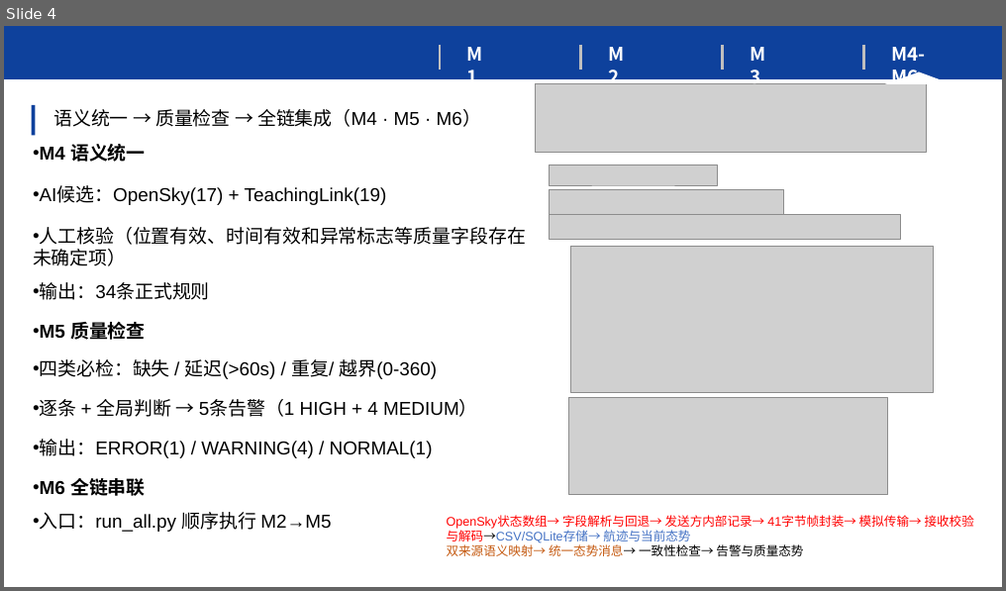
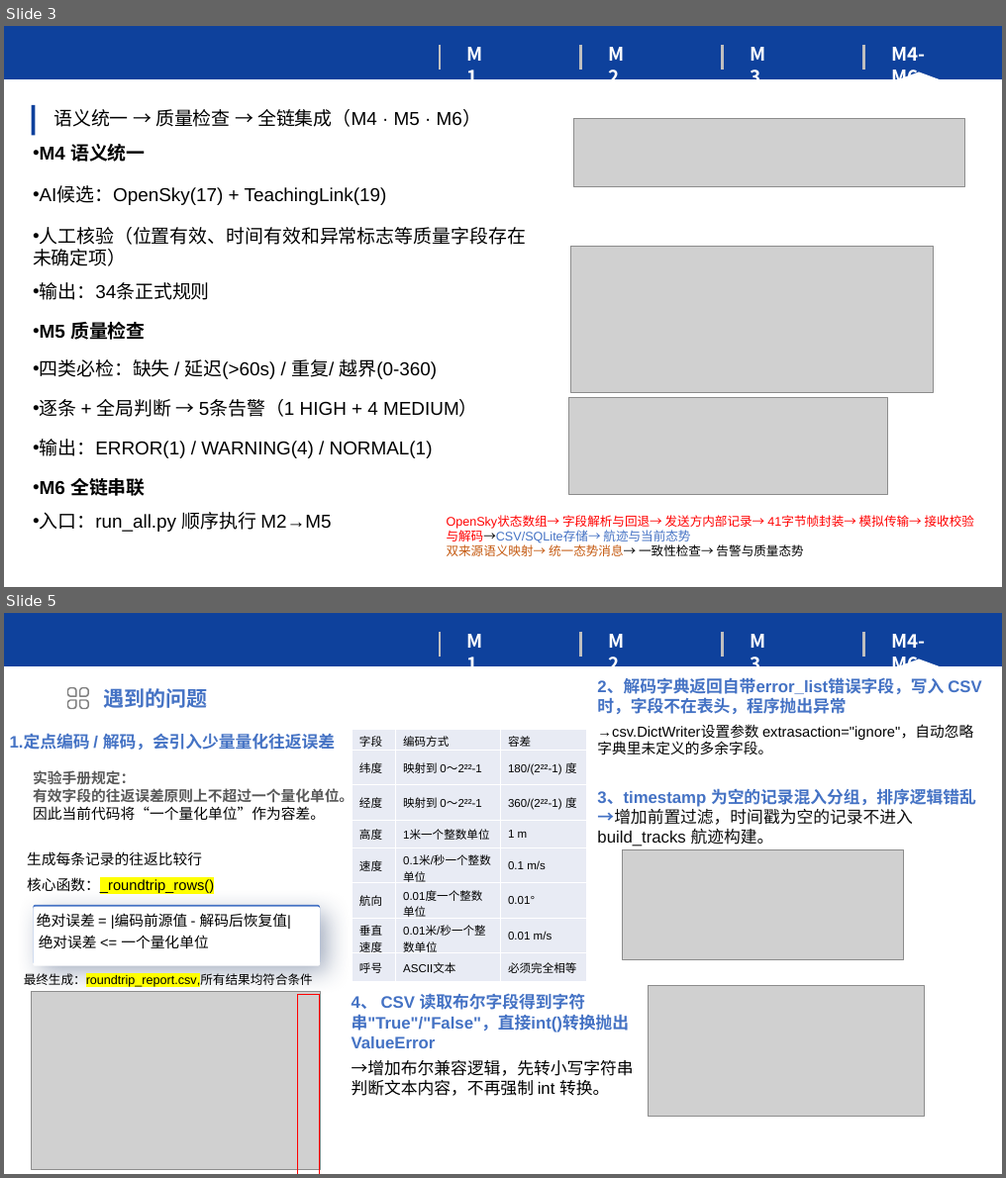
Before and after one commit to ting-xibei/data-link-10245101540-ting-xibei, a slide deck: summer_school_practice_v1.0/student_package/docs/M6_presentation.pptx. Shown one above the other, each under a label of ours: slide 4 before the commit, slides 3 and 5 after it; the slides between them are not shown. The pictures are 1006x591 and 1006x1178 pixels, drawn with LibreOffice and Linux fonts; fonts in the diff are those of the drawing; grey boxes stand for pictures. Boxes give left, top, right and bottom in pixels: in the first picture for what was removed or moved away, otherwise in the second. Text is boxed around its words. In the diff, an @@ line names an element or a change of style, - is before the commit and + after.

```diff
--- a/summer_school_practice_v1.0/student_package/docs/M6_presentation.pptx
+++ b/summer_school_practice_v1.0/student_package/docs/M6_presentation.pptx
@@ slide 5 added at (x1=4, y1=613, x2=1002, y2=1174), background #FFFFFF @@
@@ group added at (x1=4, y1=613, x2=1002, y2=670): 4 texts, 4 lines, 1 rectangle, 1 triangle @@
+M1
+M2
+M3
+M4-M6
@@ freeform shape added at (x1=67, y1=687, x2=88, y2=709), fill #808080 @@
@@ text added at (x1=104, y1=688, x2=208, y2=708), 20 pt, text #4472C4, bold @@
+遇到的问题
@@ text added at (x1=597, y1=678, x2=981, y2=847), 16 pt, text #4472C4 @@
+2、解码字典返回自带error_list错误字段，写入 CSV 时，字段不在表头，程序抛出异常
+→csv.DictWriter设置参数 extrasaction="ignore"，自动忽略字典里未定义的多余字段。
+3、timestamp 为空的记录混入分组，排序逻辑错乱→增加前置过滤，时间戳为空的记录不进入 build_tracks 航迹构建。
@@ table added at (x1=352, y1=729, x2=586, y2=977), 8 rows, 3 columns @@
+字段 | 编码方式 | 容差
+纬度 | 映射到 0～2²²-1 | 180/(2²²-1) 度
+经度 | 映射到 0～2²²-1 | 360/(2²²-1) 度
+高度 | 1米一个整数单位 | 1 m
+速度 | 0.1米/秒一个整数单位 | 0.1 m/s
+航向 | 0.01度一个整数单位 | 0.01°
+垂直速度 | 0.01米/秒一个整数单位 | 0.01 m/s
+呼号 | ASCII文本 | 必须完全相等
@@ text added at (x1=10, y1=733, x2=335, y2=750), 16 pt, text #4472C4, bold @@
+1.定点编码 / 解码，会引入少量量化往返误差
@@ text added at (x1=33, y1=788, x2=353, y2=803), 14 pt, text #000000 @@
+绝对误差 <= 一个量化单位
@@ text added at (x1=33, y1=770, x2=353, y2=821), 14 pt, text #595959, bold @@
+实验手册规定：
+有效字段的往返误差原则上不超过一个量化单位。
+因此当前代码将“一个量化单位”作为容差。
@@ picture added at (x1=623, y1=850, x2=903, y2=959) @@
@@ text added at (x1=27, y1=852, x2=214, y2=895), 14 pt, text #000000 @@
+生成每条记录的往返比较行
+核心函数：_roundtrip_rows()
@@ group added at (x1=33, y1=905, x2=370, y2=1120): 2 texts, 2 rounded rectangles @@
+毕业论文答板
+Graduation thesis defense template
@@ text added at (x1=37, y1=913, x2=291, y2=929), 14 pt, text #000000 @@
+绝对误差 = |编码前源值 - 解码后恢复值|
@@ text added at (x1=24, y1=971, x2=313, y2=988), 12 pt, text #000000 @@
+最终生成：roundtrip_report.csv,所有结果均符合条件
@@ picture added at (x1=31, y1=992, x2=320, y2=1169) @@
@@ rectangle added at (x1=297, y1=995, x2=319, y2=1174), outline #FF0000 1 pt @@
@@ text added at (x1=351, y1=993, x2=634, y2=1096), 16 pt, text #4472C4, bold @@
+4、 CSV 读取布尔字段得到字符串"True"/"False"，直接int()转换抛出 ValueError
+→增加布尔兼容逻辑，先转小写字符串判断文本内容，不再强制 int 转换。
@@ picture added at (x1=648, y1=986, x2=925, y2=1117) @@
@@ what was slide 4 is now slide 3 @@
@@ slide 3 changed as well @@
@@ picture moved from (x1=536, y1=83, x2=927, y2=152) to (x1=573, y1=118, x2=964, y2=186) @@
@@ picture removed at (x1=549, y1=165, x2=718, y2=185) @@
@@ picture removed at (x1=549, y1=190, x2=785, y2=220) @@
@@ picture removed at (x1=549, y1=215, x2=901, y2=239) @@
```
Also in this commit, not shown: 3 other slides changed, 1 other slide added, 3 slides removed.
